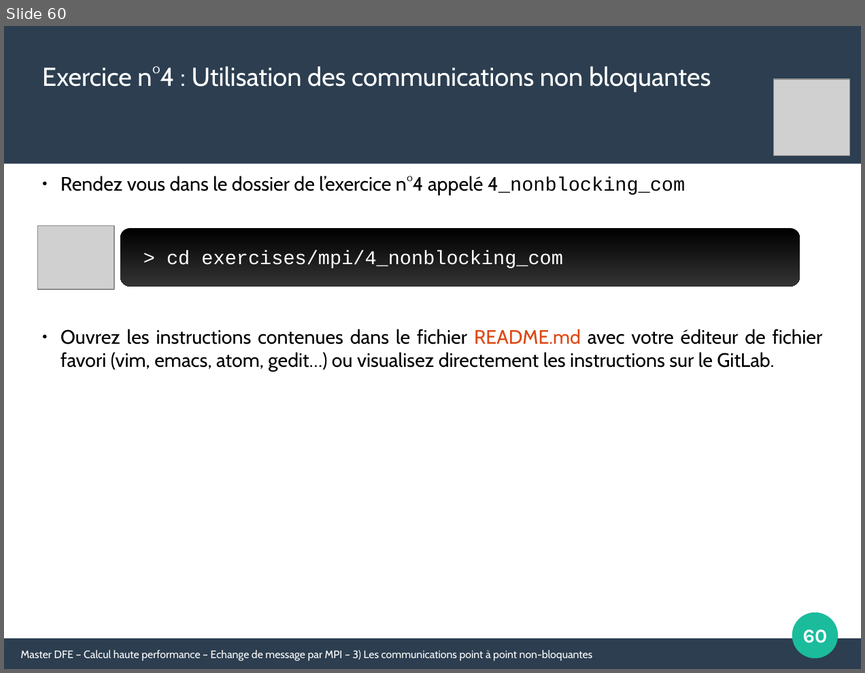
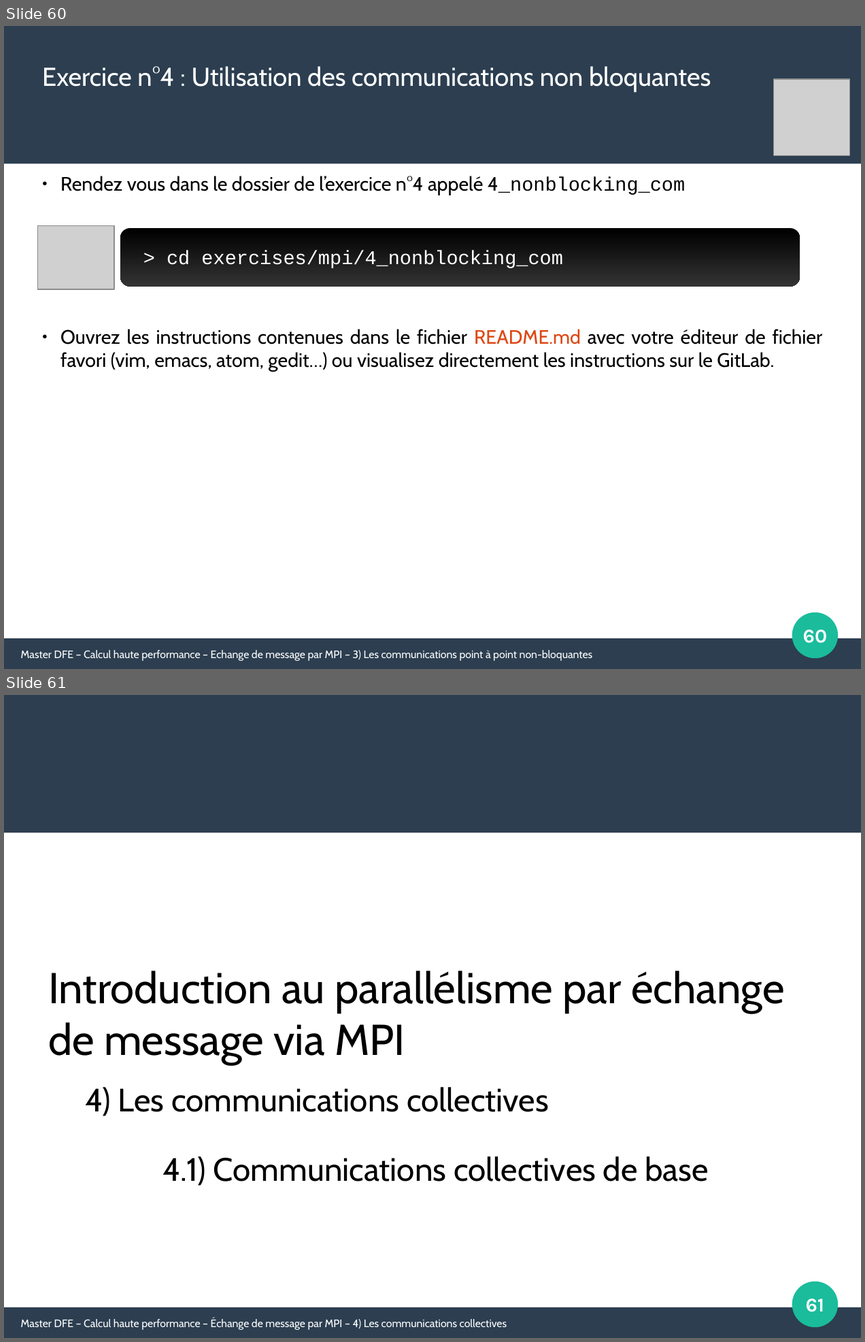
Before and after one commit to Maison-de-la-Simulation/HPC-DFE-Paris-Saclay, a slide deck: support/MPI.odp. Shown one above the other, each under a label of ours: slide 60 before the commit, slides 60 and 61 after it. The pictures are 865x673 and 865x1342 pixels, drawn with LibreOffice and Linux fonts; fonts in the diff are those of the drawing; grey boxes stand for pictures. Boxes give left, top, right and bottom in pixels: in the first picture for what was removed or moved away, otherwise in the second. Text is boxed around its words. In the diff, an @@ line names an element or a change of style, - is before the commit and + after.

```diff
--- a/support/MPI.odp
+++ b/support/MPI.odp
@@ slide 61 added at [4,695,861,1338], background #FFFFFF; not listed: 3 template elements that a slide beside it also shows @@
@@ text added at [48,970,785,1064], 40 pt, text #000000 @@
+Introduction au parallélisme par échange de message via MPI
@@ text added at [85,1087,708,1185], 30 pt, text #000000 @@
+4) Les communications collectives
+4.1) Communications collectives de base
@@ page number added at [806,1298,824,1312], 18 pt, text #FFFFFF, bold @@
+61
@@ text added at [21,1317,507,1329], 10 pt, text #FFFFFF @@
+Master DFE – Calcul haute performance – Échange de message par MPI – 4) Les communications collectives
```
Also in this commit, not shown: 3 slides changed, 10 other slides added, 1 other file.
